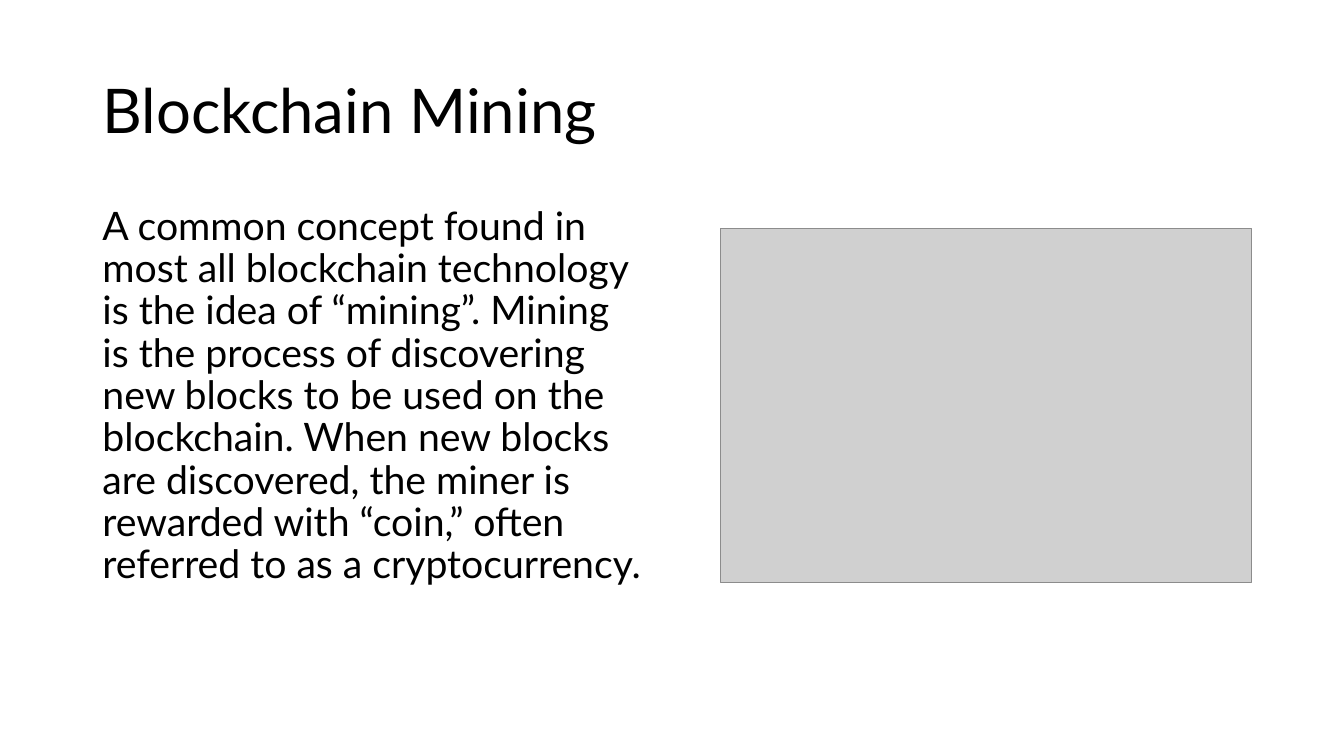
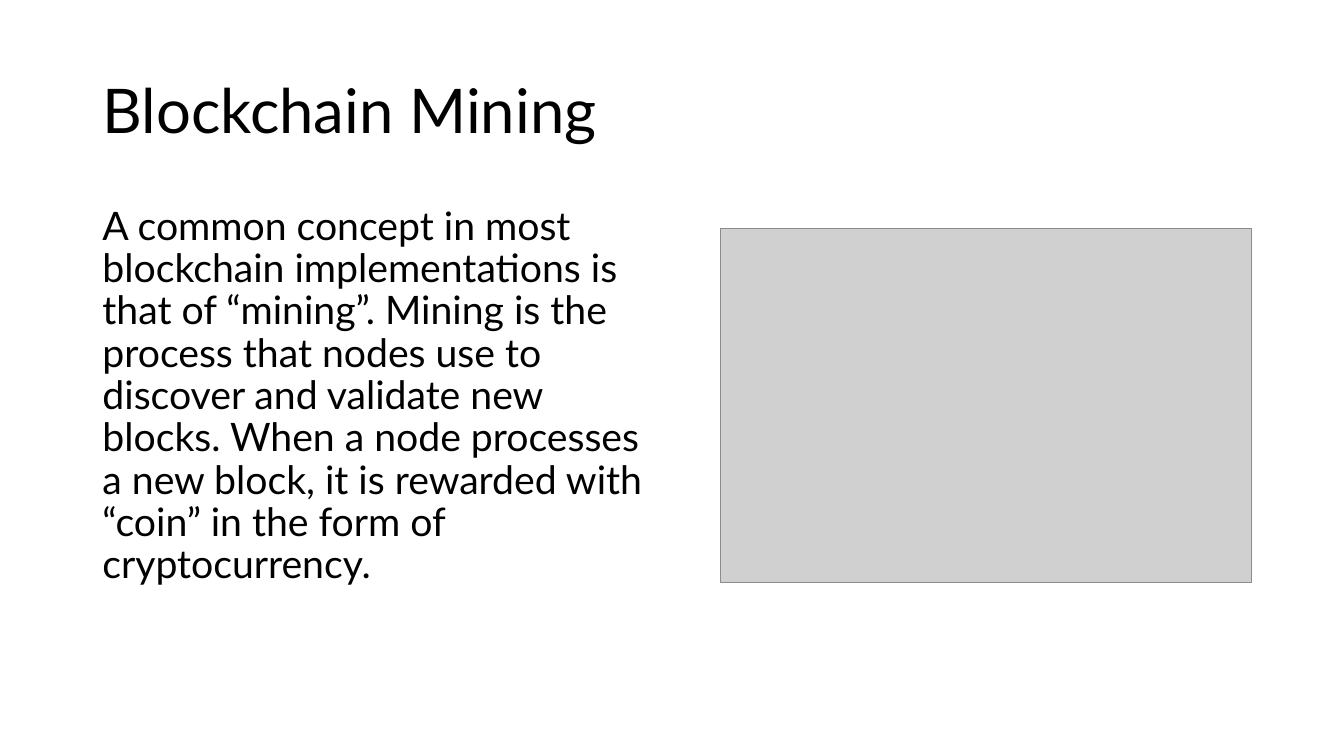
Before and after one commit to microsoft/AcademicContent, a slide deck: slide 4 of Workshop/19. Blockchain on Azure/Blockchain on Azure.pptx. Drawn at 1344x756 pixels with LibreOffice and Linux fonts; fonts in the diff are those of the drawing; grey boxes stand for pictures. Boxes give left, top, right and bottom in pixels: in the first picture for what was removed or moved away, otherwise in the second. Text is boxed around its words. In the diff, an @@ line names an element or a change of style, - is before the commit and + after.

Commit message:
Updated Blockchain slides

```diff
--- a/Workshop/19. Blockchain on Azure/Blockchain on Azure.pptx
+++ b/Workshop/19. Blockchain on Azure/Blockchain on Azure.pptx
@@ text at (102,211,642,585): text changed @@
-A common concept found in most all blockchain technology is the idea of “mining”. Mining is the process of discovering new blocks to be used on the blockchain. When new blocks are discovered, the miner is rewarded with “coin,” often referred to as a cryptocurrency.
+A common concept in most blockchain implementations is that of “mining”. Mining is the process that nodes use to discover and validate new blocks. When a node processes a new block, it is rewarded with “coin” in the form of cryptocurrency.
```
Also in this commit, not shown: 12 other slides changed.
